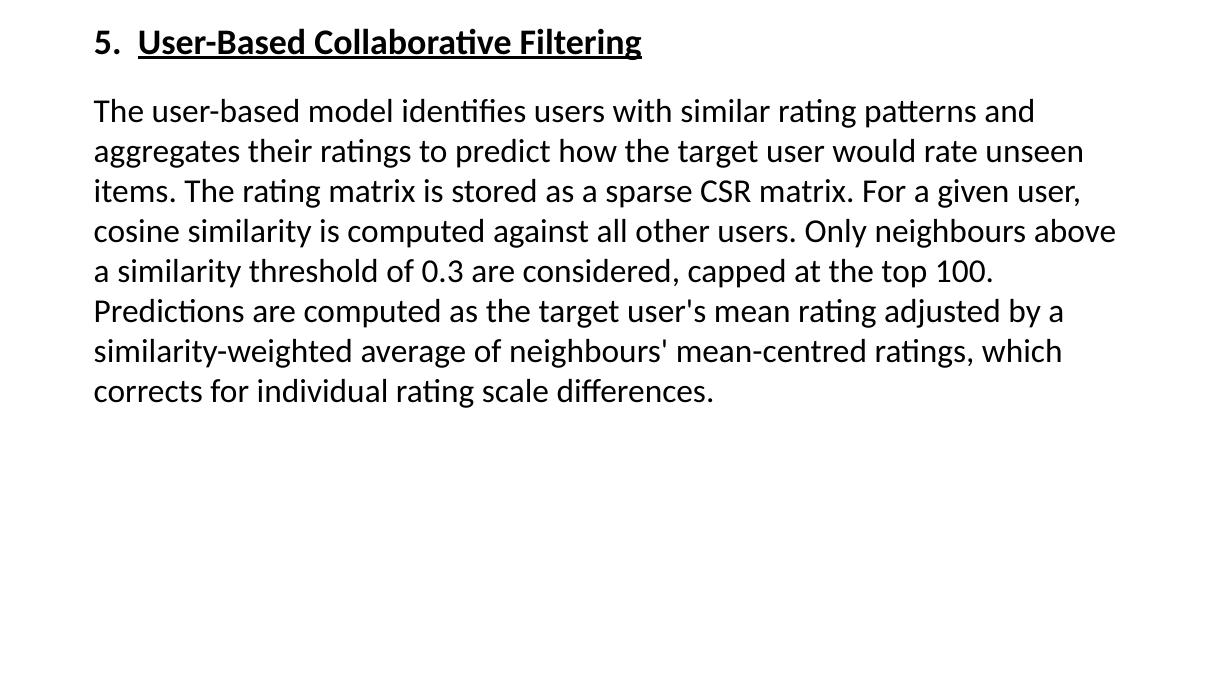
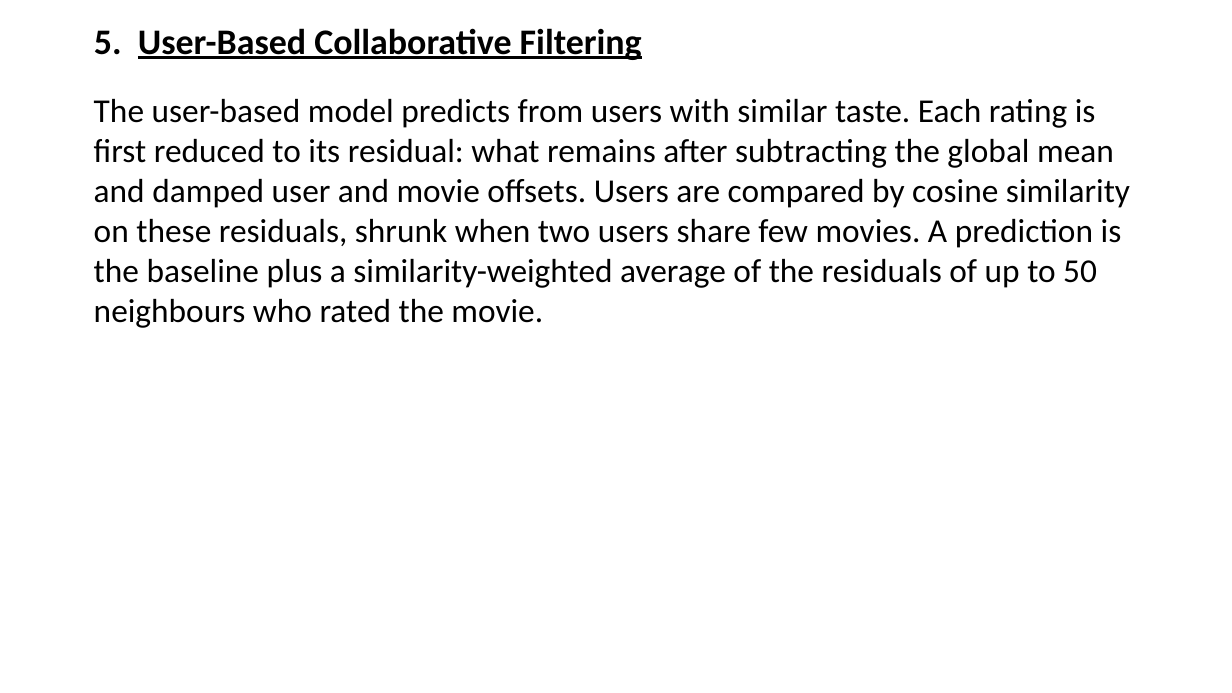
Before and after one commit to BillyGeros94/movie-recommendation-system, a slide deck: slide 7 of presentation/Recommender Presentation.pptx. Drawn at 1232x693 pixels with LibreOffice and Linux fonts; fonts in the diff are those of the drawing. Boxes give left, top, right and bottom in pixels: in the first picture for what was removed or moved away, otherwise in the second. Text is boxed around its words. In the diff, an @@ line names an element or a change of style, - is before the commit and + after.

Commit message:
Fix evaluation, add baselines, tests and training pipeline

```diff
--- a/presentation/Recommender Presentation.pptx
+++ b/presentation/Recommender Presentation.pptx
@@ text at (x1=94, y1=99, x2=1130, y2=328): text changed @@
-The user-based model identifies users with similar rating patterns and aggregates their ratings to predict how the target user would rate unseen items. The rating matrix is stored as a sparse CSR matrix. For a given user, cosine similarity is computed against all other users. Only neighbours above a similarity threshold of 0.3 are considered, capped at the top 100. Predictions are computed as the target user's mean rating adjusted by a similarity-weighted average of neighbours' mean-centred ratings, which corrects for individual rating scale differences.
+The user-based model predicts from users with similar taste. Each rating is first reduced to its residual: what remains after subtracting the global mean and damped user and movie offsets. Users are compared by cosine similarity on these residuals, shrunk when two users share few movies. A prediction is the baseline plus a similarity-weighted average of the residuals of up to 50 neighbours who rated the movie.
```
Also in this commit, not shown: 8 other slides changed, 2 slides added, 37 other files.
